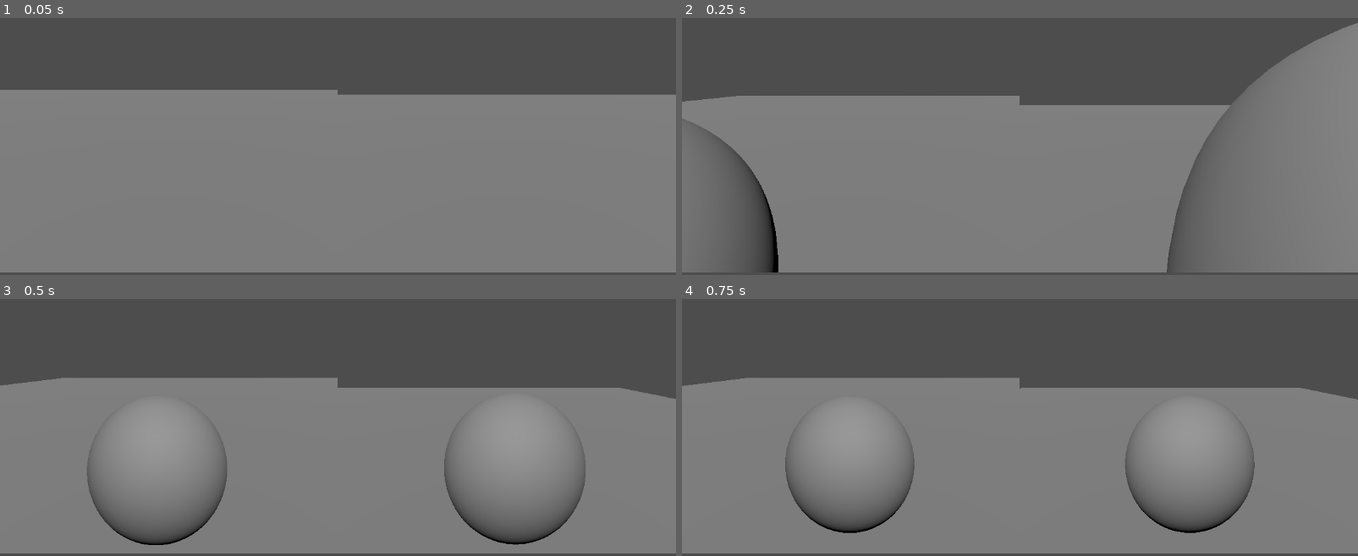
Above: before the commit, frames 1-4 (two rows, left to right).
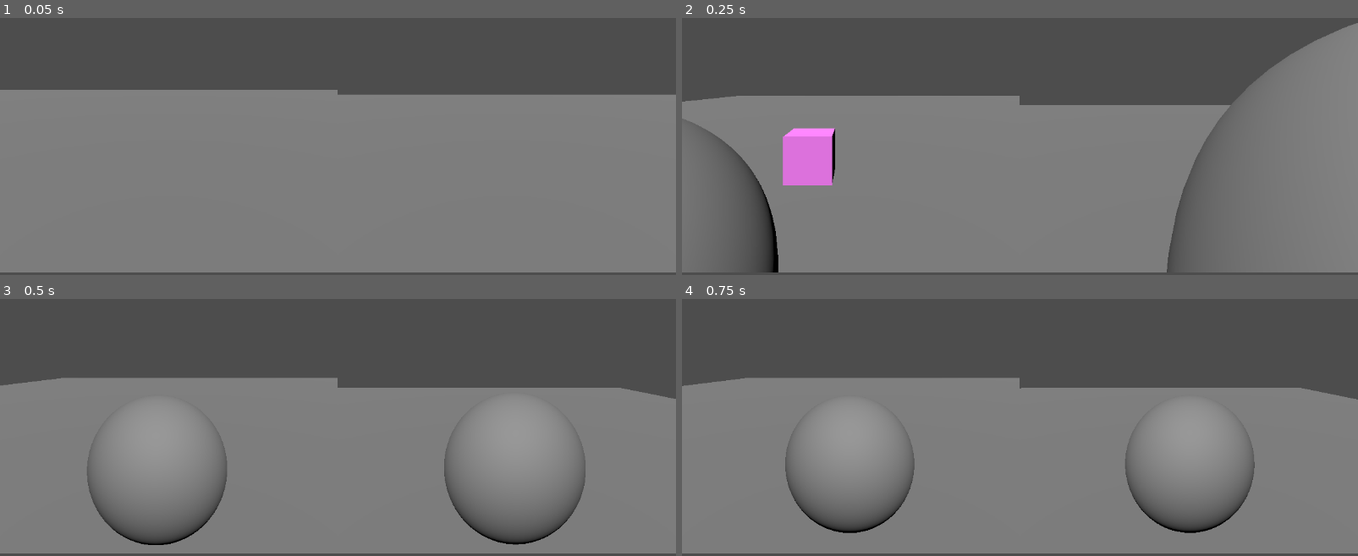
Above: after the commit, the same moments.

Repository: Tutita-Dev/fragmented-soul
Game: Godot game, scene res://scenes/levels/TestLevel.tscn
Two runs of this game, one before a commit and one after it. Both use one fixed random seed, a clock stepped at 60 frames per second and the inputs below. The project has no main scene, so this scene is started directly.
Inputs:
- Up to frame 1 (0.05 s): no input
- Up to frame 2 (0.25 s): no input
- Up to frame 3 (0.5 s): no input
- Up to frame 4 (0.75 s): no input

Frame 1 is identical in both runs. In frame 2, 1.7% of the frame differs, in the area x 14-23%, y 42-66%; in frame 3, nothing differs; in frame 4, nothing differs.

Commit message:
Track B: Taask B1 y B2 completed. Feat(fragments): FragmentBase + reflection behaviors

Diff:
--- /dev/null
+++ b/resources/behaviors/simple_reflection.tres
@@ -0,0 +1,7 @@
+[gd_resource type="Resource" script_class="SimpleReflection" format=3 uid="uid://pbp57yjmghdq"]
+
+[ext_resource type="Script" uid="uid://ce63sh8hg4ps" path="res://scripts/mirror/behaviors/simple_reflection.gd" id="1_wbmxp"]
+
+[resource]
+script = ExtResource("1_wbmxp")
+metadata/_custom_type_script = "uid://ce63sh8hg4ps"
--- /dev/null
+++ b/resources/behaviors/split_reflection.tres
@@ -0,0 +1,7 @@
+[gd_resource type="Resource" script_class="SplitReflection" format=3 uid="uid://dov63wi0ljeok"]
+
+[ext_resource type="Script" uid="uid://bgmowie40fjc" path="res://scripts/mirror/behaviors/split_reflection.gd" id="1_wdr5v"]
+
+[resource]
+script = ExtResource("1_wdr5v")
+metadata/_custom_type_script = "uid://bgmowie40fjc"
--- /dev/null
+++ b/resources/behaviors/variable_angle_reflection.tres
@@ -0,0 +1,7 @@
+[gd_resource type="Resource" script_class="VariableAngleReflection" format=3 uid="uid://cp7uhhp7kep31"]
+
+[ext_resource type="Script" uid="uid://2m0aacxqjvxr" path="res://scripts/mirror/behaviors/variable_angle_reflection.gd" id="1_nuyla"]
+
+[resource]
+script = ExtResource("1_nuyla")
+metadata/_custom_type_script = "uid://2m0aacxqjvxr"
--- /dev/null
+++ b/scenes/fragments/FragmentBase.tscn
@@ -0,0 +1,29 @@
+[gd_scene format=3 uid="uid://jj025m0hty0d"]
+
+[ext_resource type="Script" uid="uid://72v21iu42es2" path="res://scripts/mirror/fragment.gd" id="1_n7wok"]
+
+[sub_resource type="StandardMaterial3D" id="StandardMaterial3D_uakvs"]
+albedo_color = Color(1, 0.5058824, 1, 1)
+
+[sub_resource type="BoxMesh" id="BoxMesh_uakvs"]
+material = SubResource("StandardMaterial3D_uakvs")
+
+[sub_resource type="ConcavePolygonShape3D" id="ConcavePolygonShape3D_n7wok"]
+data = PackedVector3Array(-0.5, 0.5, 0.5, 0.5, 0.5, 0.5, -0.5, -0.5, 0.5, 0.5, 0.5, 0.5, 0.5, -0.5, 0.5, -0.5, -0.5, 0.5, 0.5, 0.5, -0.5, -0.5, 0.5, -0.5, 0.5, -0.5, -0.5, -0.5, 0.5, -0.5, -0.5, -0.5, -0.5, 0.5, -0.5, -0.5, 0.5, 0.5, 0.5, 0.5, 0.5, -0.5, 0.5, -0.5, 0.5, 0.5, 0.5, -0.5, 0.5, -0.5, -0.5, 0.5, -0.5, 0.5, -0.5, 0.5, -0.5, -0.5, 0.5, 0.5, -0.5, -0.5, -0.5, -0.5, 0.5, 0.5, -0.5, -0.5, 0.5, -0.5, -0.5, -0.5, 0.5, 0.5, 0.5, -0.5, 0.5, 0.5, 0.5, 0.5, -0.5, -0.5, 0.5, 0.5, -0.5, 0.5, -0.5, 0.5, 0.5, -0.5, -0.5, -0.5, 0.5, 0.5, -0.5, 0.5, -0.5, -0.5, -0.5, 0.5, -0.5, 0.5, 0.5, -0.5, -0.5, -0.5, -0.5, -0.5)
+
+[sub_resource type="BoxShape3D" id="BoxShape3D_uakvs"]
+
+[node name="FragmentBase" type="StaticBody3D" unique_id=500132480]
+collision_layer = 2
+script = ExtResource("1_n7wok")
+
+[node name="MeshInstance3D" type="MeshInstance3D" parent="." unique_id=1100412050]
+mesh = SubResource("BoxMesh_uakvs")
+
+[node name="CollisionShape3D" type="CollisionShape3D" parent="." unique_id=502111714]
+shape = SubResource("ConcavePolygonShape3D_n7wok")
+
+[node name="Area3D" type="Area3D" parent="." unique_id=1553229167 groups=["possessable"]]
+
+[node name="CollisionShape3D" type="CollisionShape3D" parent="Area3D" unique_id=610309864]
+shape = SubResource("BoxShape3D_uakvs")
--- a/scenes/fragments/FragmentPlaceHolder.tscn
+++ /dev/null
@@ -1,22 +0,0 @@
-[gd_scene format=3 uid="uid://jj025m0hty0d"]
-
-[ext_resource type="Script" uid="uid://72v21iu42es2" path="res://scripts/mirror/fragment.gd" id="1_n7wok"]
-
-[sub_resource type="StandardMaterial3D" id="StandardMaterial3D_uakvs"]
-albedo_color = Color(1, 0.5058824, 1, 1)
-
-[sub_resource type="BoxMesh" id="BoxMesh_uakvs"]
-material = SubResource("StandardMaterial3D_uakvs")
-
-[sub_resource type="BoxShape3D" id="BoxShape3D_uakvs"]
-
-[node name="FragmentPlaceHolder" type="Node3D" unique_id=927148887]
-script = ExtResource("1_n7wok")
-
-[node name="MeshInstance3D" type="MeshInstance3D" parent="." unique_id=1100412050]
-mesh = SubResource("BoxMesh_uakvs")
-
-[node name="Area3D" type="Area3D" parent="." unique_id=1553229167 groups=["possessable"]]
-
-[node name="CollisionShape3D" type="CollisionShape3D" parent="Area3D" unique_id=610309864]
-shape = SubResource("BoxShape3D_uakvs")
--- /dev/null
+++ b/scenes/fragments/fragment_simple.tscn
@@ -0,0 +1,7 @@
+[gd_scene format=3 uid="uid://dl4h0qegu136"]
+
+[ext_resource type="PackedScene" uid="uid://jj025m0hty0d" path="res://scenes/fragments/FragmentBase.tscn" id="1_xxccm"]
+[ext_resource type="Resource" uid="uid://pbp57yjmghdq" path="res://resources/behaviors/simple_reflection.tres" id="2_05ter"]
+
+[node name="FragmentBase" unique_id=500132480 instance=ExtResource("1_xxccm")]
+behavior = ExtResource("2_05ter")
--- /dev/null
+++ b/scenes/fragments/fragment_split.tscn
@@ -0,0 +1,7 @@
+[gd_scene format=3 uid="uid://blo0s5qhhi6eh"]
+
+[ext_resource type="PackedScene" uid="uid://jj025m0hty0d" path="res://scenes/fragments/FragmentBase.tscn" id="1_3fm2y"]
+[ext_resource type="Resource" uid="uid://dov63wi0ljeok" path="res://resources/behaviors/split_reflection.tres" id="2_d4n7v"]
+
+[node name="FragmentBase" unique_id=500132480 instance=ExtResource("1_3fm2y")]
+behavior = ExtResource("2_d4n7v")
--- /dev/null
+++ b/scenes/fragments/fragment_variable_angle.tscn
@@ -0,0 +1,7 @@
+[gd_scene format=3 uid="uid://03iwguv63vhm"]
+
+[ext_resource type="PackedScene" uid="uid://jj025m0hty0d" path="res://scenes/fragments/FragmentBase.tscn" id="1_8x0bk"]
+[ext_resource type="Resource" uid="uid://cp7uhhp7kep31" path="res://resources/behaviors/variable_angle_reflection.tres" id="2_i5gik"]
+
+[node name="FragmentBase" unique_id=500132480 instance=ExtResource("1_8x0bk")]
+behavior = ExtResource("2_i5gik")
--- a/scenes/levels/TestLevel.tscn
+++ b/scenes/levels/TestLevel.tscn
@@ -2,7 +2,7 @@
 
 [ext_resource type="PackedScene" uid="uid://dw5s48w6se2m5" path="res://scenes/player/camera_ring.tscn" id="1_3wv3p"]
 [ext_resource type="PackedScene" uid="uid://kfxiyyxr357b" path="res://scenes/player/Player.tscn" id="1_w20ko"]
-[ext_resource type="PackedScene" uid="uid://jj025m0hty0d" path="res://scenes/fragments/FragmentPlaceHolder.tscn" id="2_3wv3p"]
+[ext_resource type="PackedScene" uid="uid://dl4h0qegu136" path="res://scenes/fragments/fragment_simple.tscn" id="4_timdk"]
 
 [sub_resource type="BoxShape3D" id="BoxShape3D_deaoh"]
 
@@ -38,7 +38,5 @@
 transform = Transform3D(2, 0, 0, 0, 2, 0, 0, 0, 2, 7.866802, 5.110819, 26.967548)
 player_id = 2
 
-[node name="FragmentPlaceHolder" parent="." unique_id=927148887 instance=ExtResource("2_3wv3p")]
-transform = Transform3D(2, 0, 0, 0, 0.06519413, -1.9989371, 0, 1.9989371, 0.06519413, 0, 2.9987898, 22.394978)
-can_translate = true
-translate_range = 10.0
+[node name="FragmentBase2" parent="." unique_id=1526138773 instance=ExtResource("4_timdk")]
+transform = Transform3D(1, 0, 0, 0, 1, 0, 0, 0, 1, -11.427151, 1.5, 19.56606)
--- a/scripts/mirror/behaviors/reflection_behavior.gd
+++ b/scripts/mirror/behaviors/reflection_behavior.gd
@@ -5,6 +5,5 @@
 ## Recibe la dirección entrante y la normal de colisión real.
 ## Devuelve un Array[Vector3] de direcciones salientes
 ## (1 elemento en Simple/VariableAngle, 2 en Split).
-func reflect(incoming_dir: Vector3, normal: Vector3) -> Array:
-	push_error("reflect() no implementado en clase base")
-	return []
+func reflect(incoming_dir: Vector3, normal: Vector3) -> Vector3:
+	return incoming_dir.bounce(normal) # fallback, las subclases sobreescriben
--- a/scripts/mirror/behaviors/simple_reflection.gd
+++ b/scripts/mirror/behaviors/simple_reflection.gd
@@ -2,6 +2,5 @@
 class_name SimpleReflection
 extends ReflectionBehavior
 
-func reflect(incoming_dir: Vector3, normal: Vector3) -> Array:
-	var reflected := incoming_dir.bounce(normal)
-	return [reflected]
+func reflect(incoming_dir: Vector3, normal: Vector3) -> Vector3:
+	return incoming_dir.bounce(normal) # reflexión especular estándar
--- a/scripts/mirror/behaviors/split_reflection.gd
+++ b/scripts/mirror/behaviors/split_reflection.gd
@@ -1 +1,13 @@
+class_name SplitReflection
 extends ReflectionBehavior
+
+const SPLIT_ANGLE_DEG := 15.0
+
+func reflect_multi(incoming_dir: Vector3, normal: Vector3) -> Array[Vector3]:
+	var base := incoming_dir.bounce(normal)
+	var axis := normal.cross(incoming_dir).normalized()
+	if axis.length() < 0.01:
+		axis = normal.cross(Vector3.UP).normalized()
+	var a := base.rotated(axis, deg_to_rad(SPLIT_ANGLE_DEG))
+	var b := base.rotated(axis, deg_to_rad(-SPLIT_ANGLE_DEG))
+	return [a, b]
--- a/scripts/mirror/behaviors/variable_angle_reflection.gd
+++ b/scripts/mirror/behaviors/variable_angle_reflection.gd
@@ -1 +1,8 @@
+class_name VariableAngleReflection
 extends ReflectionBehavior
+
+@export var angle_offset_deg: float = 0.0 # seteable por fragmento en el inspector
+
+func reflect(incoming_dir: Vector3, normal: Vector3) -> Vector3:
+	var base := incoming_dir.bounce(normal)
+	return base.rotated(normal, deg_to_rad(angle_offset_deg))
--- a/scripts/mirror/fragment.gd
+++ b/scripts/mirror/fragment.gd
@@ -4,6 +4,7 @@
 
 @export var can_translate: bool = false
 @export var translate_range: float = 2.0
+@export var behavior: ReflectionBehavior
 
 var origin_position: Vector3
 
